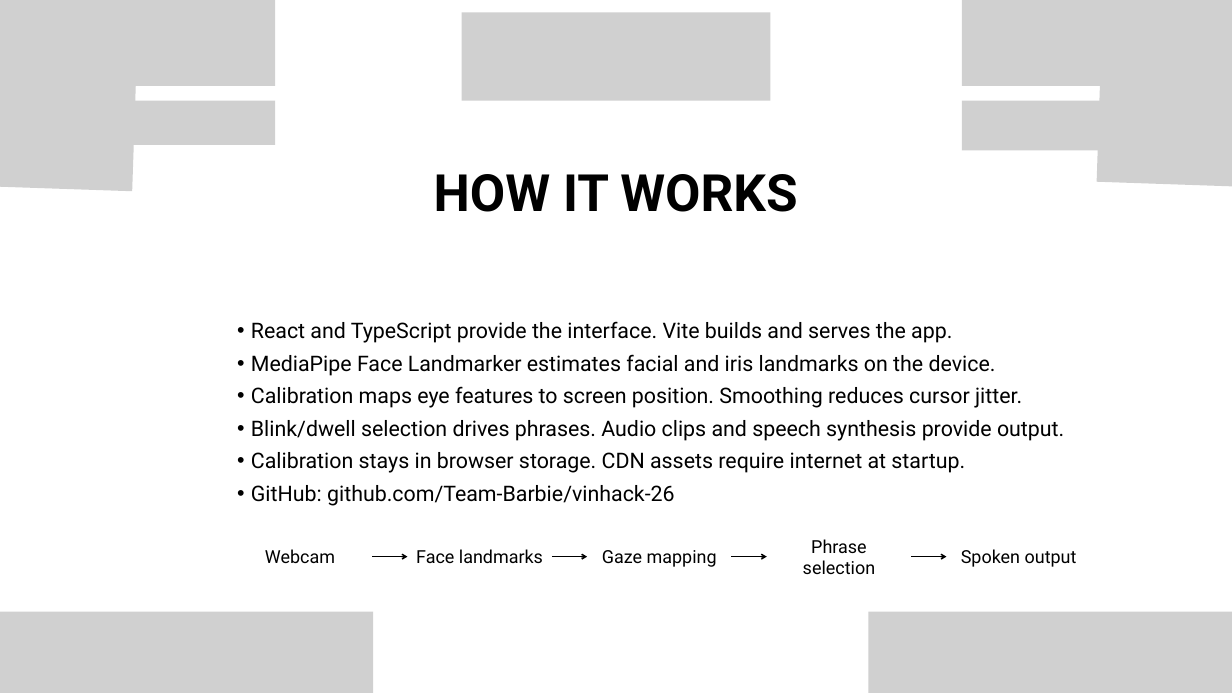
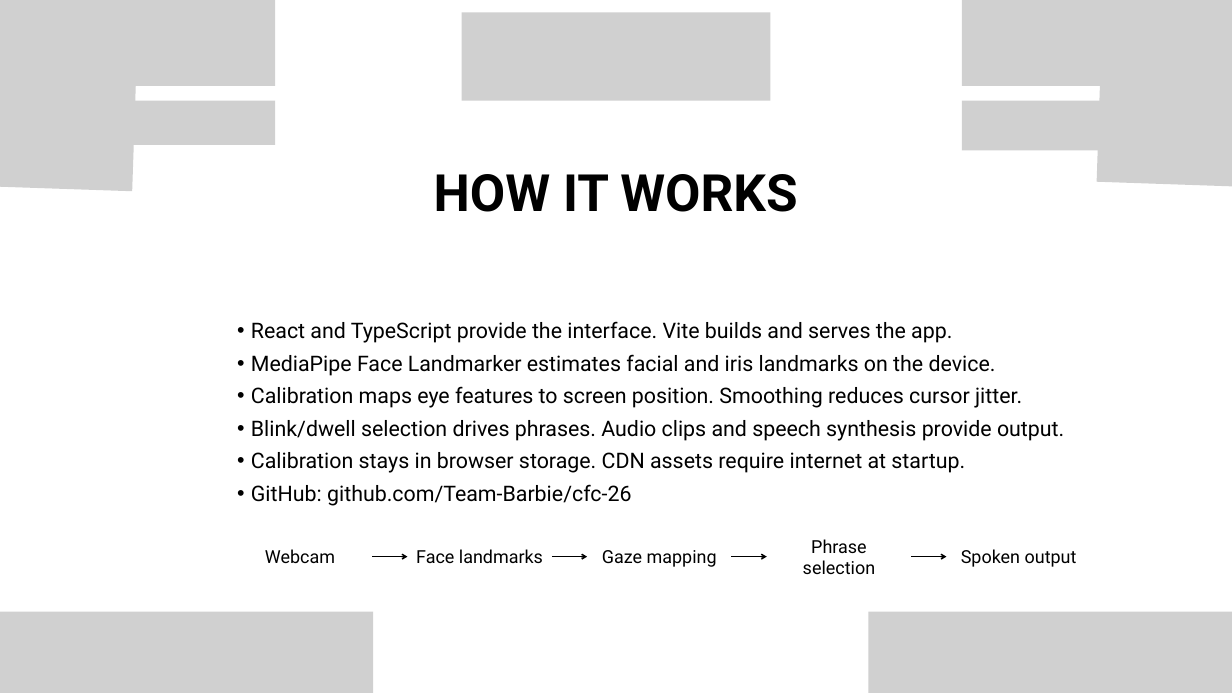
Before and after one commit to Team-Barbie/cfc-26, a slide deck: slide 5 of output/VisionLoop-CFC-Dashboard.pptx. Drawn at 1232x693 pixels with LibreOffice and Linux fonts; fonts in the diff are those of the drawing; grey boxes stand for pictures. Boxes give left, top, right and bottom in pixels: in the first picture for what was removed or moved away, otherwise in the second. Text is boxed around its words. In the diff, an @@ line names an element or a change of style, - is before the commit and + after.

Commit message:
Update repo links after GitHub rename to Team-Barbie/cfc-26
Repo was renamed from vinhack-26 to cfc-26; update clone instructions,
in-app issues link, and the presentation's GitHub references.

```diff
--- a/output/VisionLoop-CFC-Dashboard.pptx
+++ b/output/VisionLoop-CFC-Dashboard.pptx
@@ text at (251, 484, 631, 506): text changed @@
-• GitHub: github.com/Team-Barbie/vinhack-26
+• GitHub: github.com/Team-Barbie/cfc-26
```
Also in this commit, not shown: 2 other files.
